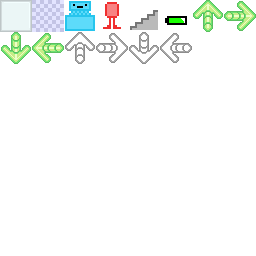
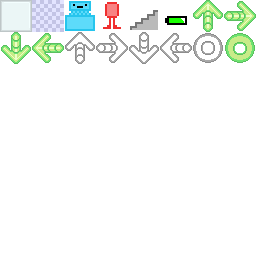
Before/after of a 256 × 256 layered artwork. What changed in the layer stack:
painted on "content" over box(193, 33, 255, 63)
